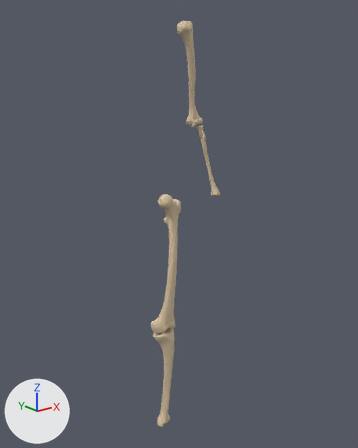
The glTF model src/content/anatomy/modelos/huesos-regiones.glb as it was, and as the next commit left it.
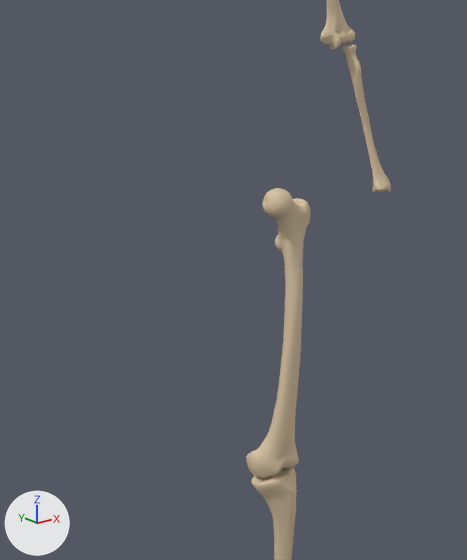
Each version is shown whole from a 50 mm camera at (-0.812, -1.269, 1.211) aimed at (0.155, -0.06, 0.727), then close up on the part from 9% to 72% of the width and 23% to 83% of the height. The lights are fixed; the arrows at lower left show +X, +Y and +Z. The older version's two pictures come first. Where no turn or scale is listed for an object, it has been applied to the vertices.

Objects in the first close-up: 'femur_left__base', 'femur_left__cabeza', 'femur_left__condilos', 'femur_left__cuerpo', 'radius_left__cuerpo', 'tibia_left__condilos', 'tibia_left__cuerpo' and 7 more.
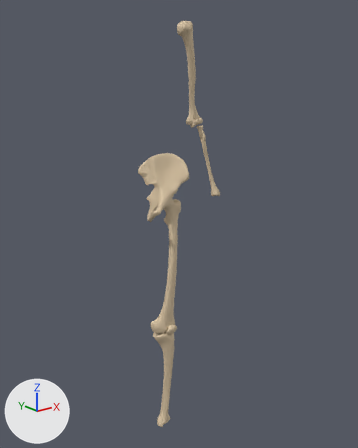
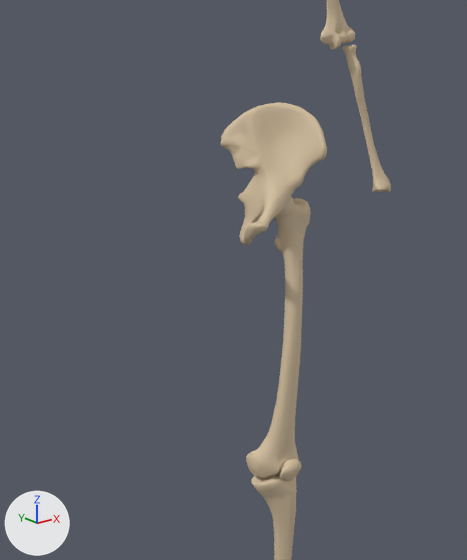
Not visible in the close-ups: 'pelvis_left__acetabulo'.

The edits, one by one:
Mesh me_patella_left__base_superior is new.
It has 47 vertices, 74 faces and spans x 0.0677..0.1, y -0.1222..-0.1053, z 0.3944..0.4069.
It uses material mat_warm_cortical_ivory (beige #d7c2a2).
Mesh me_patella_left__base is new.
It has 94 vertices, 141 faces and spans x 0.0606..0.1022, y -0.1228..-0.1009, z 0.3728..0.4035.
It uses material mat_warm_cortical_ivory (beige #d7c2a2).
Mesh me_pelvis_left__ilion is new.
It has 537 vertices, 1040 faces and spans x 0.0341..0.1448, y -0.1391..-0.0013, z 0.8442..0.9642.
It uses material mat_warm_cortical_ivory (beige #d7c2a2).
Mesh me_pelvis_left__acetabulo is new.
It has 77 vertices, 124 faces and spans x 0.0864..0.1091, y -0.1069..-0.0582, z 0.8323..0.8571.
It uses material mat_warm_cortical_ivory (beige #d7c2a2).
Mesh me_pelvis_left__base is new.
It has 118 vertices, 120 faces and spans x 0.0098..0.1047, y -0.1047..-0.0371, z 0.7684..0.8575.
It uses material mat_warm_cortical_ivory (beige #d7c2a2).
Mesh me_pelvis_left__pubis is new.
It has 224 vertices, 394 faces and spans x 0.0028..0.1089, y -0.1382..-0.0899, z 0.7684..0.8572.
It uses material mat_warm_cortical_ivory (beige #d7c2a2).
Mesh me_pelvis_left__isquion is new.
It has 357 vertices, 654 faces and spans x 0.0098..0.0974, y -0.0989..-0.0287, z 0.758..0.8367.
It uses material mat_warm_cortical_ivory (beige #d7c2a2).
Object 'patella_left__base_superior' (ob_patella_left__base_superior) is new; it shows me_patella_left__base_superior.
Its location is (0.0, 0.0, 0.0).
Object 'patella_left__base' (ob_patella_left__base) is new; it shows me_patella_left__base.
Its location is (0.0, 0.0, 0.0).
Object 'pelvis_left__ilion' (ob_pelvis_left__ilion) is new; it shows me_pelvis_left__ilion.
Its location is (0.0, 0.0, 0.0).
Object 'pelvis_left__acetabulo' (ob_pelvis_left__acetabulo) is new; it shows me_pelvis_left__acetabulo.
Its location is (0.0, 0.0, 0.0).
Object 'pelvis_left__base' (ob_pelvis_left__base) is new; it shows me_pelvis_left__base.
Its location is (0.0, 0.0, 0.0).
Object 'pelvis_left__pubis' (ob_pelvis_left__pubis) is new; it shows me_pelvis_left__pubis.
Its location is (0.0, 0.0, 0.0).
Object 'pelvis_left__isquion' (ob_pelvis_left__isquion) is new; it shows me_pelvis_left__isquion.
Its location is (0.0, 0.0, 0.0).

Boxes (x1, y1, x2, y2) around the edits, measured in the close-ups (467 x 560 px):
'pelvis_left__ilion', added (beige): after (221, 102, 327, 188)
'pelvis_left__pubis', added (beige): after (244, 181, 302, 244)
'pelvis_left__isquion', added (beige): after (238, 192, 265, 245)
'pelvis_left__base', added: after (240, 178, 272, 244)
'patella_left__base', added: after (280, 464, 302, 480)
'patella_left__base_superior', added: after (283, 459, 301, 469)
